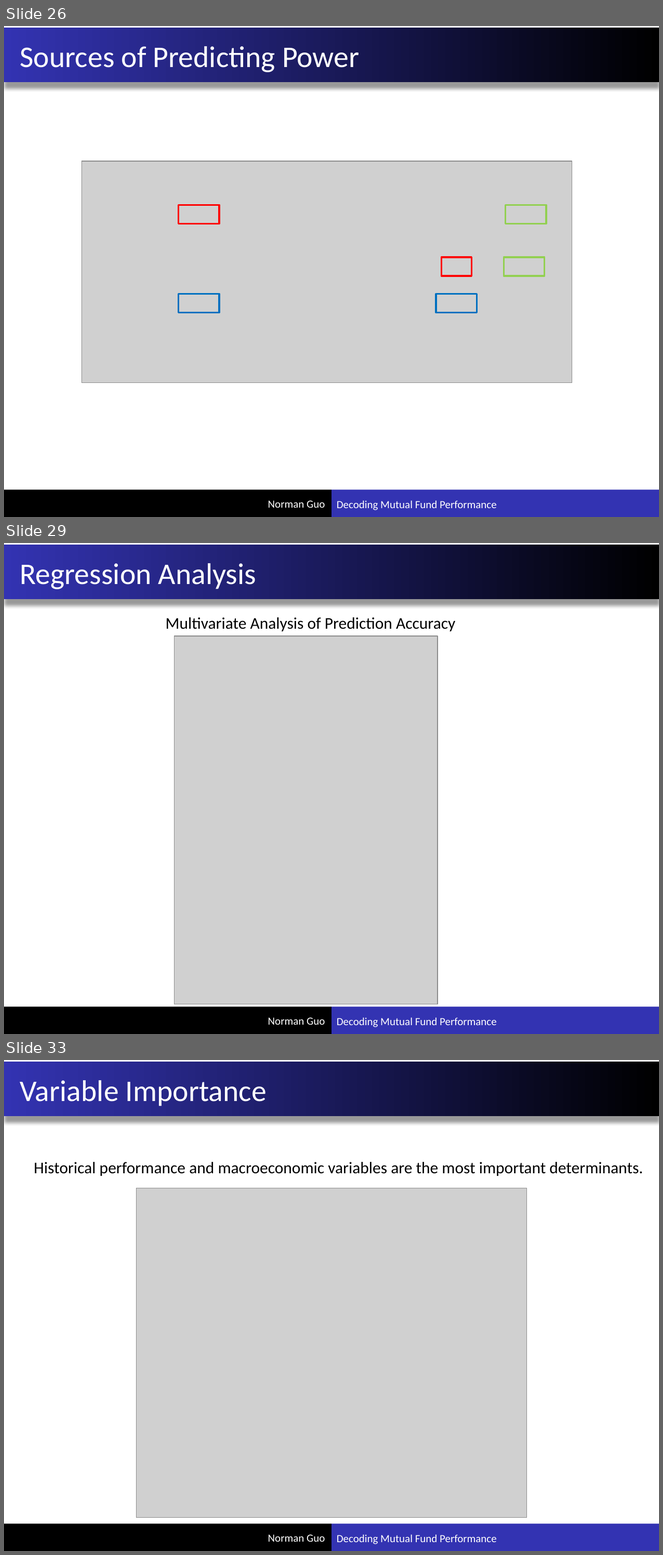
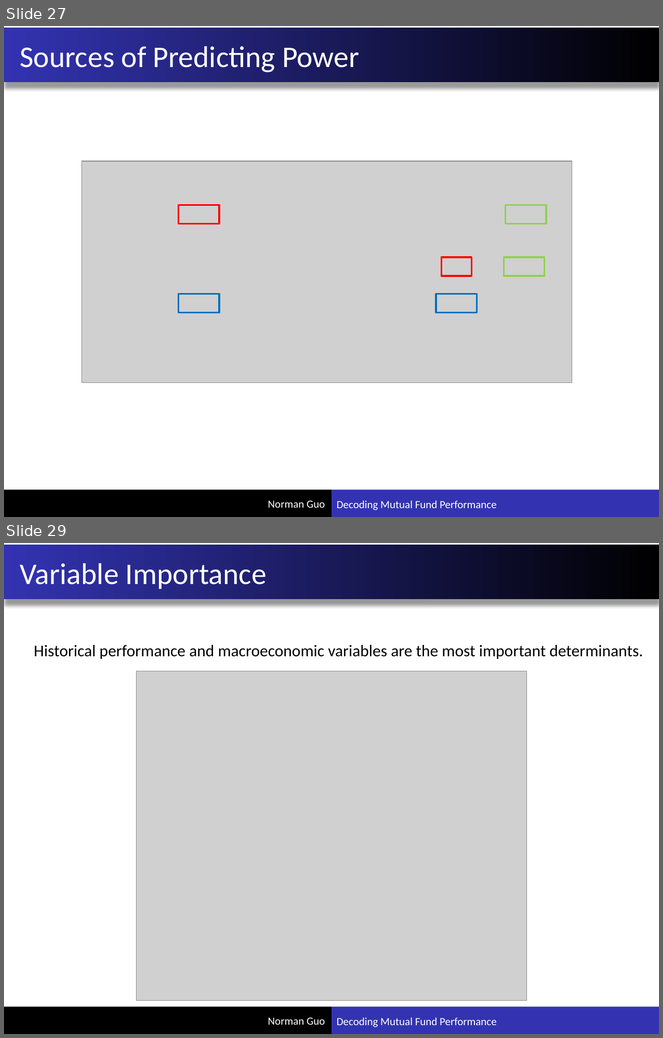
Before and after one commit to xuxiguo/ace_portfolio, a slide deck: pdf/Decoding Mutual Fund Performance.pptx. Shown one above the other, each under a label of ours: slides 26, 29 and 33 before the commit, slides 27 and 29 after it; the slides between them are not shown. The pictures are 663x1555 and 663x1038 pixels, drawn with LibreOffice and Linux fonts; fonts in the diff are those of the drawing; grey boxes stand for pictures. Boxes give left, top, right and bottom in pixels: in the first picture for what was removed or moved away, otherwise in the second. Text is boxed around its words. In the diff, an @@ line names an element or a change of style, - is before the commit and + after.

```diff
--- a/pdf/Decoding Mutual Fund Performance.pptx
+++ b/pdf/Decoding Mutual Fund Performance.pptx
@@ slide 29 removed at (4,543,659,1034), background #FFFFFF; not listed: 5 template elements that a slide beside it also shows @@
@@ title removed at (20,563,257,589) @@
-Regression Analysis
@@ text removed at (166,617,455,631) @@
-Multivariate Analysis of Prediction Accuracy
@@ picture removed at (175,636,438,1004) @@
@@ what was slide 26 is now slide 27 @@
@@ what was slide 33 is now slide 29 @@
```
Also in this commit, not shown: 7 slides changed, 3 slides added, 5 other slides removed.
